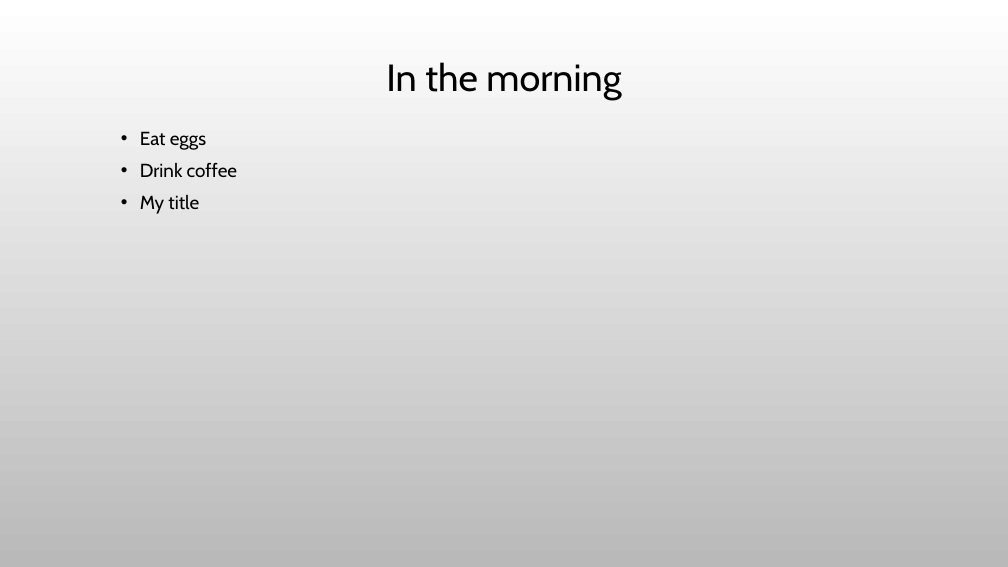
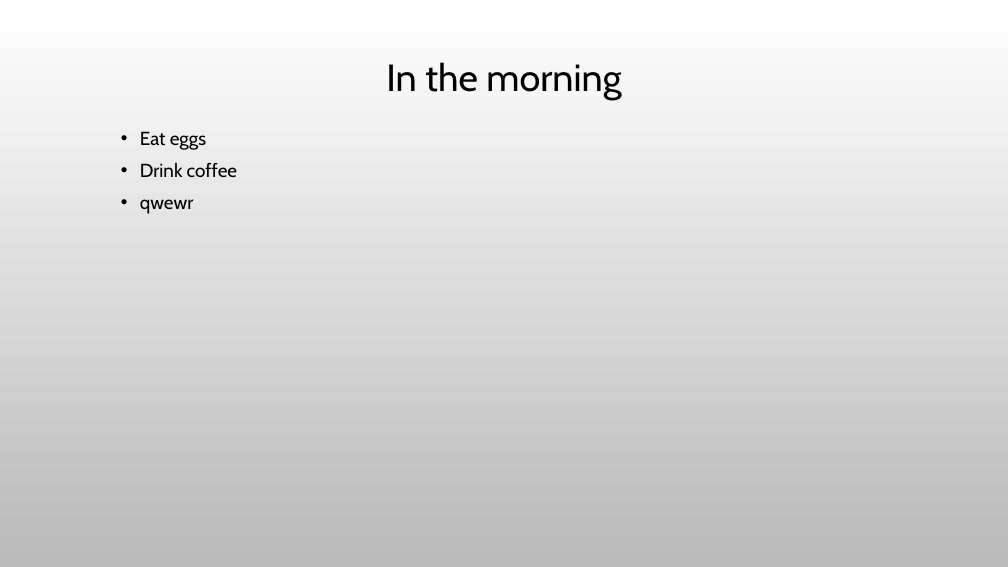
Before and after one commit to ted-dunstone/reports, a slide deck: slide 3 of covid19/presentation.pptx. Drawn at 1008x567 pixels with LibreOffice and Linux fonts; fonts in the diff are those of the drawing; background and template pictures are left out. Boxes give left, top, right and bottom in pixels: in the first picture for what was removed or moved away, otherwise in the second. Text is boxed around its words. In the diff, an @@ line names an element or a change of style, - is before the commit and + after.

```diff
--- a/covid19/presentation.pptx
+++ b/covid19/presentation.pptx
@@ text at box(140, 199, 194, 214): text changed @@
-  • My title
+  • qwewr
```
Also in this commit, not shown: 1 other slide changed, 14 other files.
